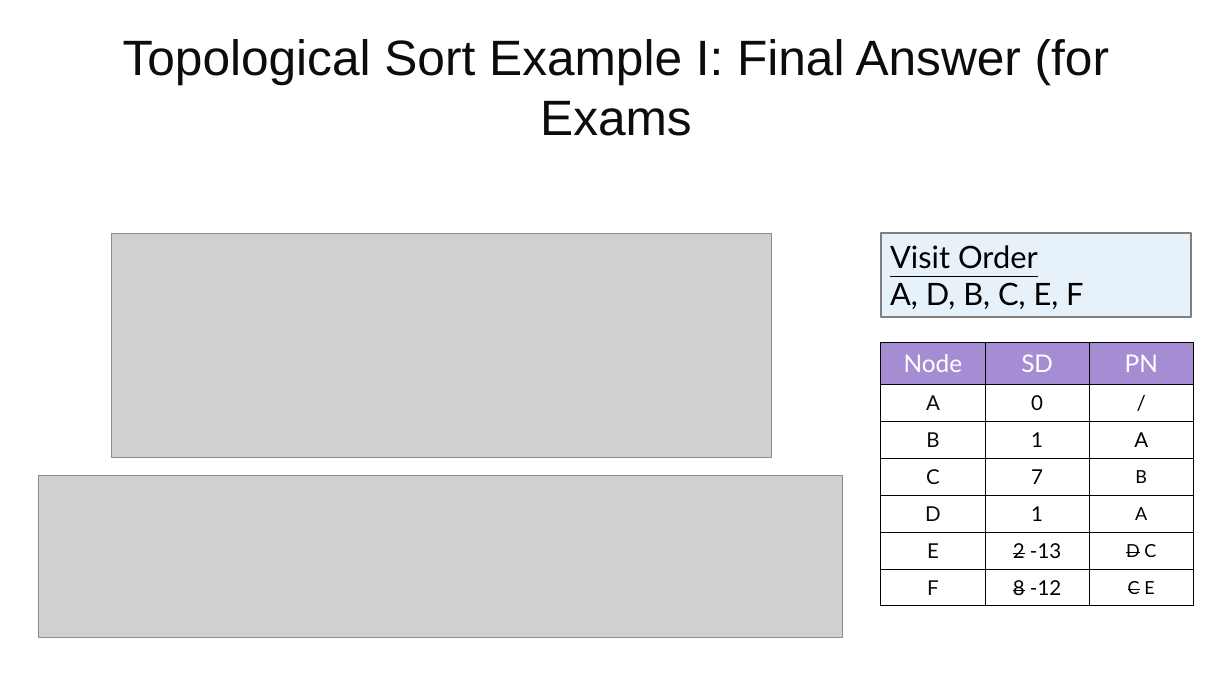
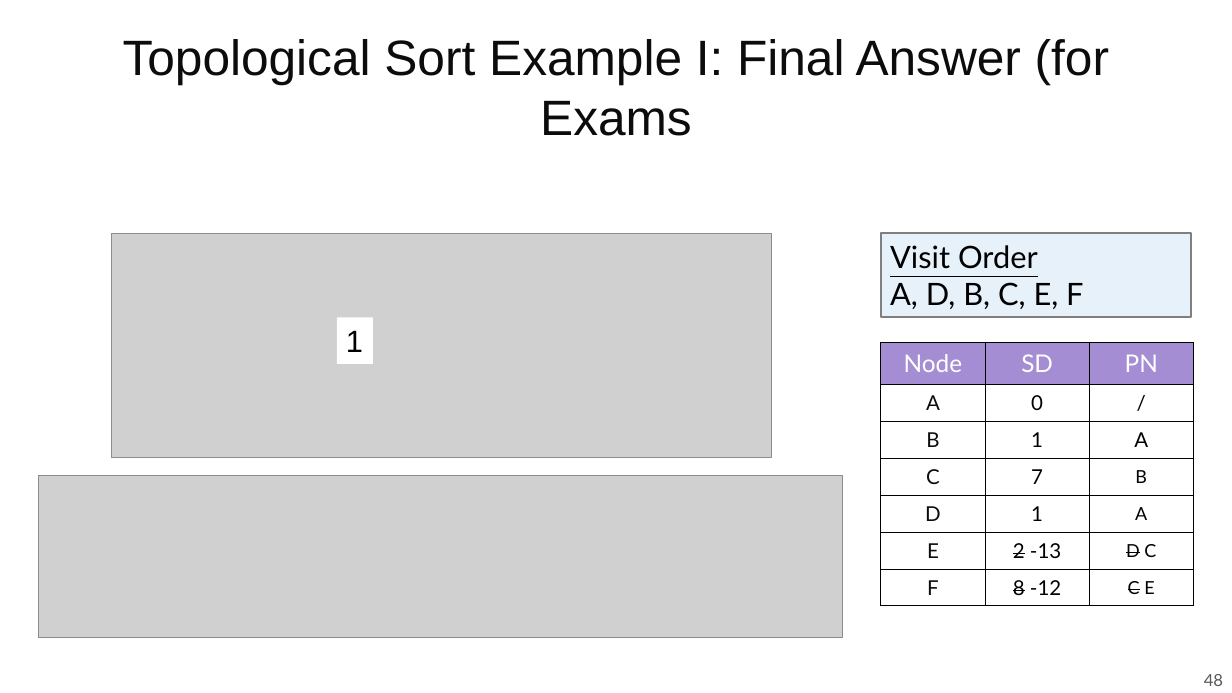
Before and after one commit to guhofstra/CSC111Fa25, a slide deck: slide 48 of PPTs/Lecture 13-shortest paths.pptx. Drawn at 1232x693 pixels with LibreOffice and Linux fonts; fonts in the diff are those of the drawing; grey boxes stand for pictures. Boxes give left, top, right and bottom in pixels: in the first picture for what was removed or moved away, otherwise in the second. Text is boxed around its words. In the diff, an @@ line names an element or a change of style, - is before the commit and + after.

```diff
--- a/PPTs/Lecture 13-shortest paths.pptx
+++ b/PPTs/Lecture 13-shortest paths.pptx
@@ rectangle added at (337,318,373,364), fill #FFFFFF, 24 pt, text #000000 @@
+1
@@ page number added at (1204,674,1223,686), 13 pt, text #595959 @@
+48
```
Also in this commit, not shown: 76 other slides changed, 1 other file.
